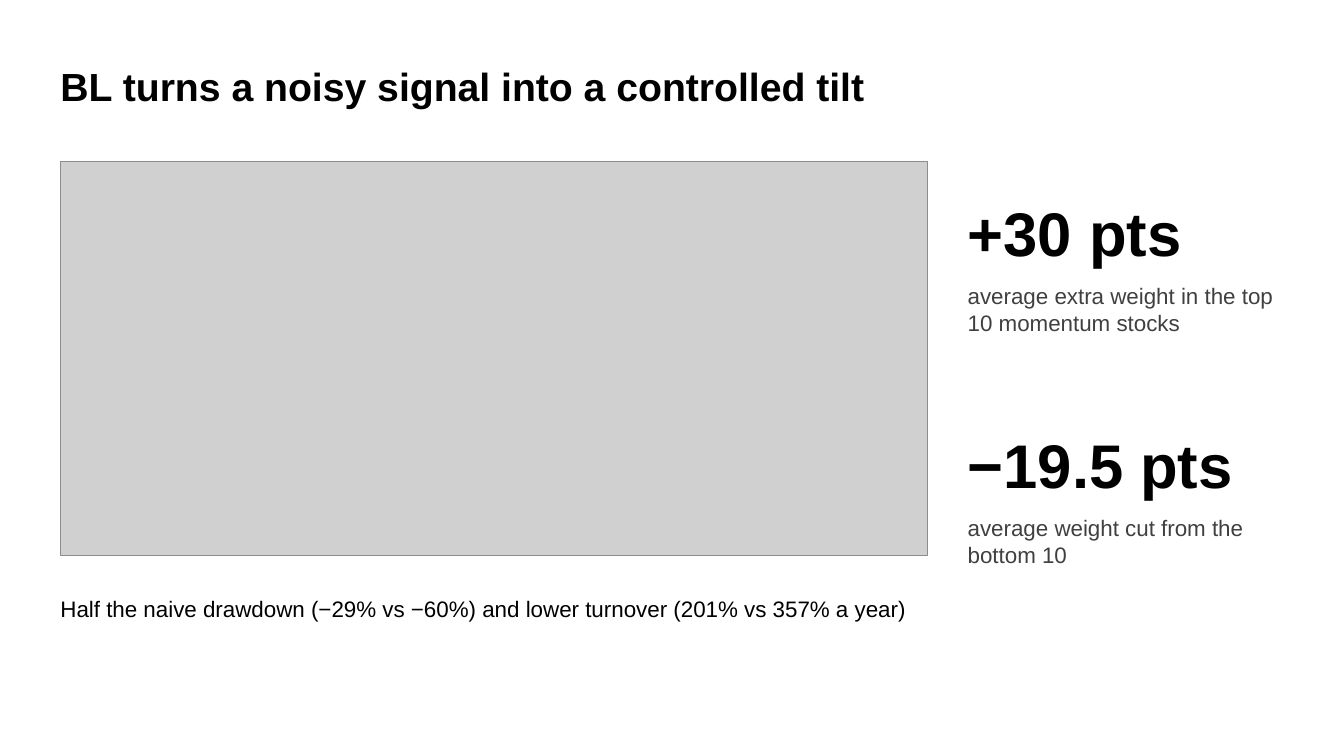
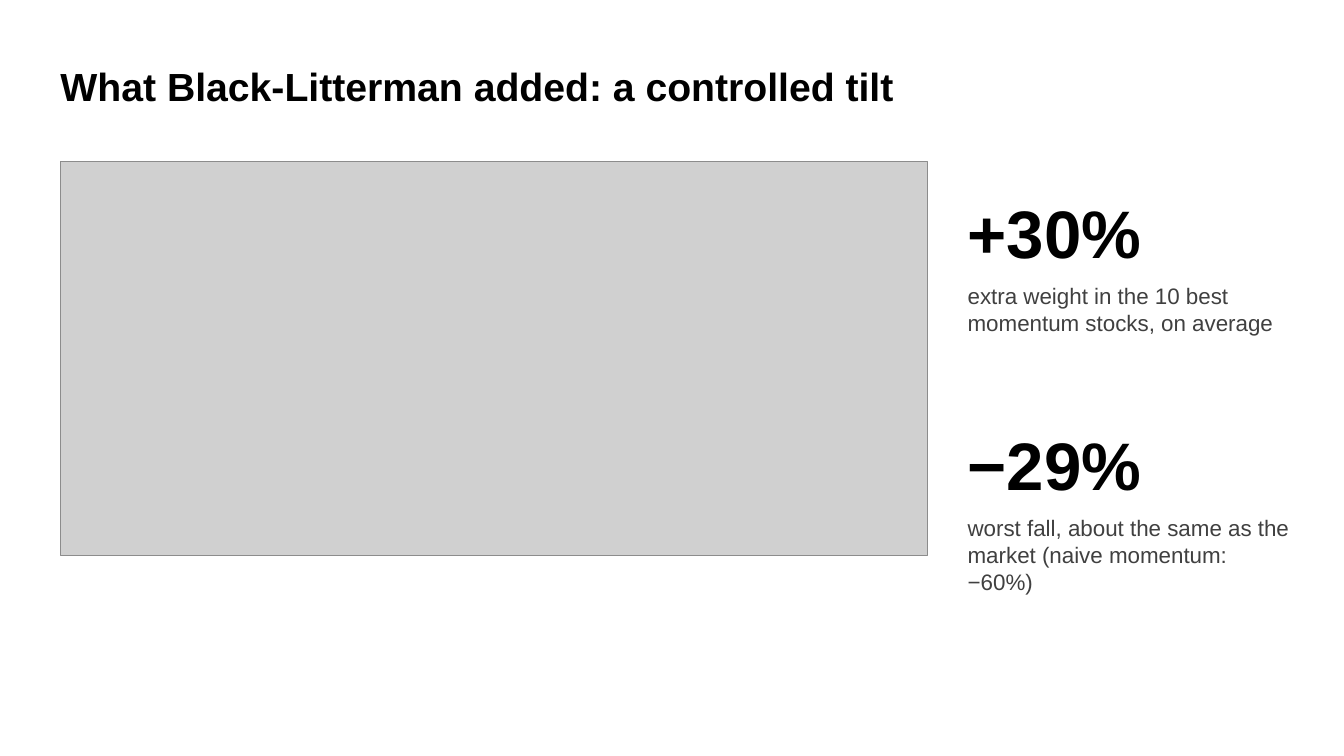
Before and after one commit to mateopreve-dev/quant-finance-project, a slide deck: slide 6 of slides/Project4_MomentumBL.pptx. Drawn at 1344x756 pixels with LibreOffice and Linux fonts; fonts in the diff are those of the drawing; grey boxes stand for pictures. Boxes give left, top, right and bottom in pixels: in the first picture for what was removed or moved away, otherwise in the second. Text is boxed around its words. In the diff, an @@ line names an element or a change of style, - is before the commit and + after.

```diff
--- a/slides/Project4_MomentumBL.pptx
+++ b/slides/Project4_MomentumBL.pptx
@@ title at (60,72,894,102): text changed @@
-BL turns a noisy signal into a controlled tilt
+What Black-Litterman added: a controlled tilt
@@ text at (968,211,1142,259): text changed; size 44 to 48 pt @@
-+30 pts
++30%
@@ text at (968,287,1273,336): text changed @@
-average extra weight in the top 10 momentum stocks
+extra weight in the 10 best momentum stocks, on average
@@ text at (968,443,1142,491): text changed; size 44 to 48 pt @@
-−19.5 pts
+−29%
@@ text at (968,519,1289,568): text changed @@
-average weight cut from the bottom 10
+worst fall, about the same as the market (naive momentum: −60%)
@@ text removed at (60,600,906,622) @@
-Half the naive drawdown (−29% vs −60%) and lower turnover (201% vs 357% a year)
```
Also in this commit, not shown: 4 other slides changed, 3 slides added, 5 slides removed.
